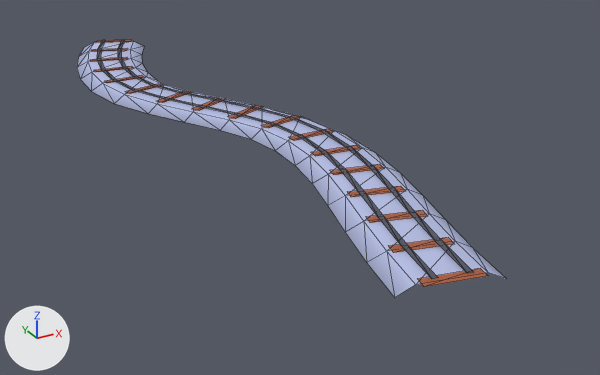
What one commit did to the glTF model public/assets/toycar/set-park-rails-a.glb.
Camera for both pictures: a 50 mm lens placed at (-7.08, -15.47, 5.87), pointed at (0.8, -1.15, -1.29). Arrows for +X, +Y and +Z are at lower left; the lights stay in place. The first picture is the older version. Mesh edges are drawn as thin lines.

The older version as bpy lines, for what is in view:
```python
me_drape_line = bpy.data.meshes.new('drape_line')
me_drape_line.from_pydata(...)  # 204 vertices, 194 faces; spans x -2.2..1.5, y -8.0..7.9, z 0.0..0.2
me_drape_line.materials.append(mat_colormap)  # picture img_colormap_png
ob_drape_line = bpy.data.objects.new('drape_line', me_drape_line)
ob_drape_line.location = (0.0, 0.0, 0.0)
```
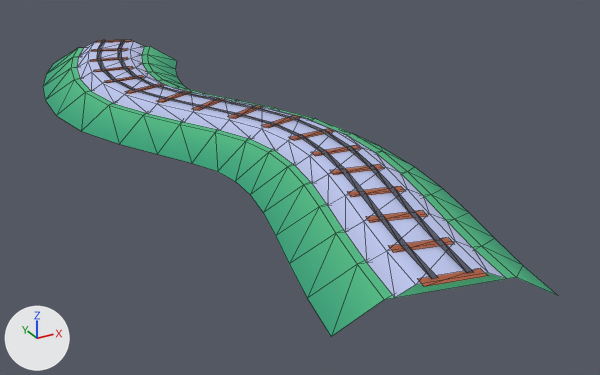
The newer file is also turned or shifted as a whole; pictures and numbers use the older file's frame.

Boxes (x1, y1, x2, y2) around the edits, measured in the pictures (600 x 375 px):
```json
{"object": "drape_turf", "change": "added", "after": [43, 46, 558, 337], "on screen": "green"}
{"part": 1, "of": "me_drape_line", "change": "surface changed", "before": [77, 42, 506, 298], "after": [77, 42, 506, 298]}
```

The change, as JSON lines over the scene's bpy script:
```json
{"block": "me_drape_line", "where": "me_drape_line.from_pydata(...)  # 204 vertices, 194 faces; spans x -2.2..1.5, y -8.0..7.9, z 0.0..0.2"}
{"block": "me_drape_line", "where": "# used by ob_drape_line; location = (0.0, 0.0, 0.0)"}
{"block": "me_drape_line", "change": "me_drape_line part 1: texture (UV) coordinates of 130 of 194 faces, centred in x -2.1..1.4, y -7.8..7.7, z 0.1..0.2, changed; they spanned u 0.47..0.84, v 0.09..0.22 and now span u 0.47..0.84, v 0.19..0.24"}
{"op": "add", "block": "me_drape_turf", "code": ["me_drape_turf = bpy.data.meshes.new('drape_turf')", "me_drape_turf.from_pydata(...)  # 68 vertices, 96 faces; spans x -3.1..2.4, y -8.1..8.3, z 0.0..0.4", "me_drape_turf.materials.append(mat_colormap)  # picture img_colormap_png"]}
{"op": "add", "block": "ob_drape_turf", "code": ["ob_drape_turf = bpy.data.objects.new('drape_turf', me_drape_turf)", "ob_drape_turf.location = (0.0, 0.0, -0.4)"]}
```
